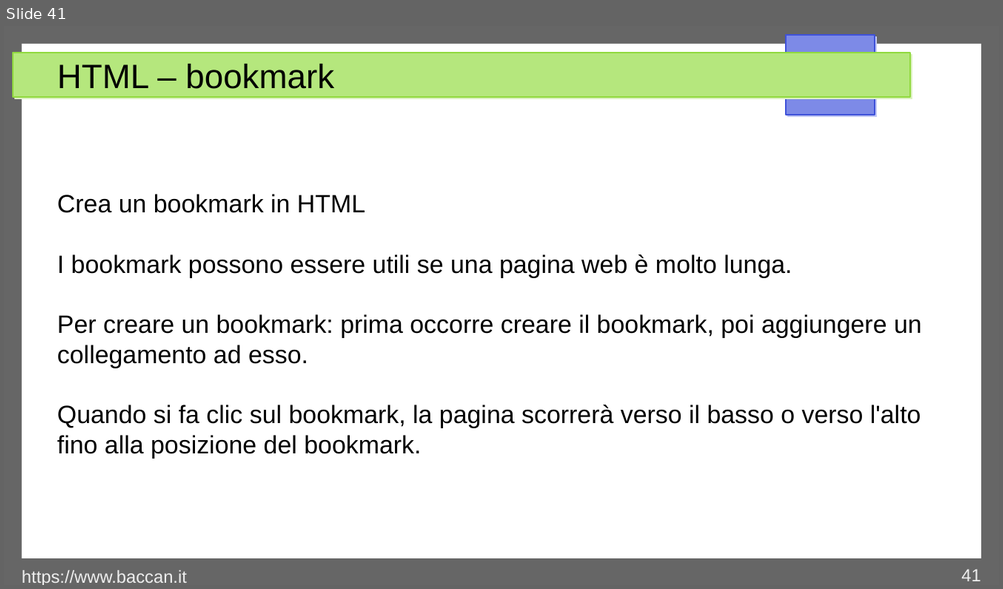
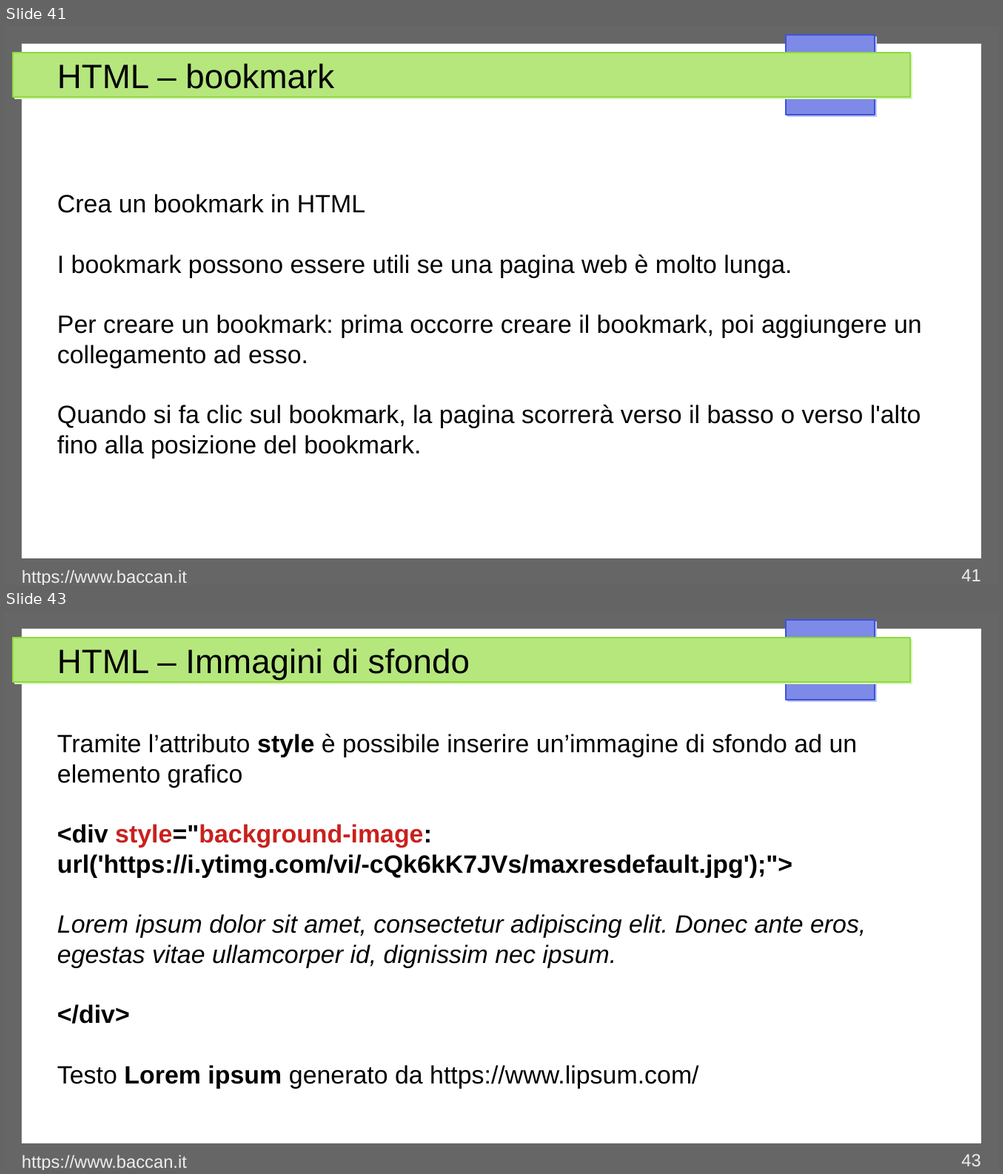
Before and after one commit to matteobaccan/CorsoHTML, a slide deck: Chapter_html.odp. Shown one above the other, each under a label of ours: slide 41 before the commit, slides 41 and 43 after it; the slides between them are not shown. The pictures are 1003x589 and 1003x1174 pixels, drawn with LibreOffice and Linux fonts; fonts in the diff are those of the drawing. Boxes give left, top, right and bottom in pixels: in the first picture for what was removed or moved away, otherwise in the second. Text is boxed around its words. In the diff, an @@ line names an element or a change of style, - is before the commit and + after.

```diff
--- a/Chapter_html.odp
+++ b/Chapter_html.odp
@@ slide 43 added at (4, 611, 999, 1170), background #FFFFFF; not listed: 4 template elements that a slide beside it also shows @@
@@ title added at (57, 649, 469, 680), 27 pt, text #000000 @@
+HTML – Immagini di sfondo
@@ text added at (57, 734, 865, 1088), 20 pt, text #000000 @@
+Tramite l’attributo style è possibile inserire un’immagine di sfondo ad un elemento grafico
+<div style="background-image: url('https://i.ytimg.com/vi/-cQk6kK7JVs/maxresdefault.jpg');">
+Lorem ipsum dolor sit amet, consectetur adipiscing elit. Donec ante eros, egestas vitae ullamcorper id, dignissim nec ipsum.
+</div>
+Testo Lorem ipsum generato da https://www.lipsum.com/
@@ text added at (22, 1156, 187, 1170), 14 pt, text #EEEEEE @@
+https://www.baccan.it
@@ page number added at (961, 1154, 980, 1167), 14 pt, text #EEEEEE @@
+43
```
Also in this commit, not shown: 5 slides changed, 10 other slides added, 11 other files.
